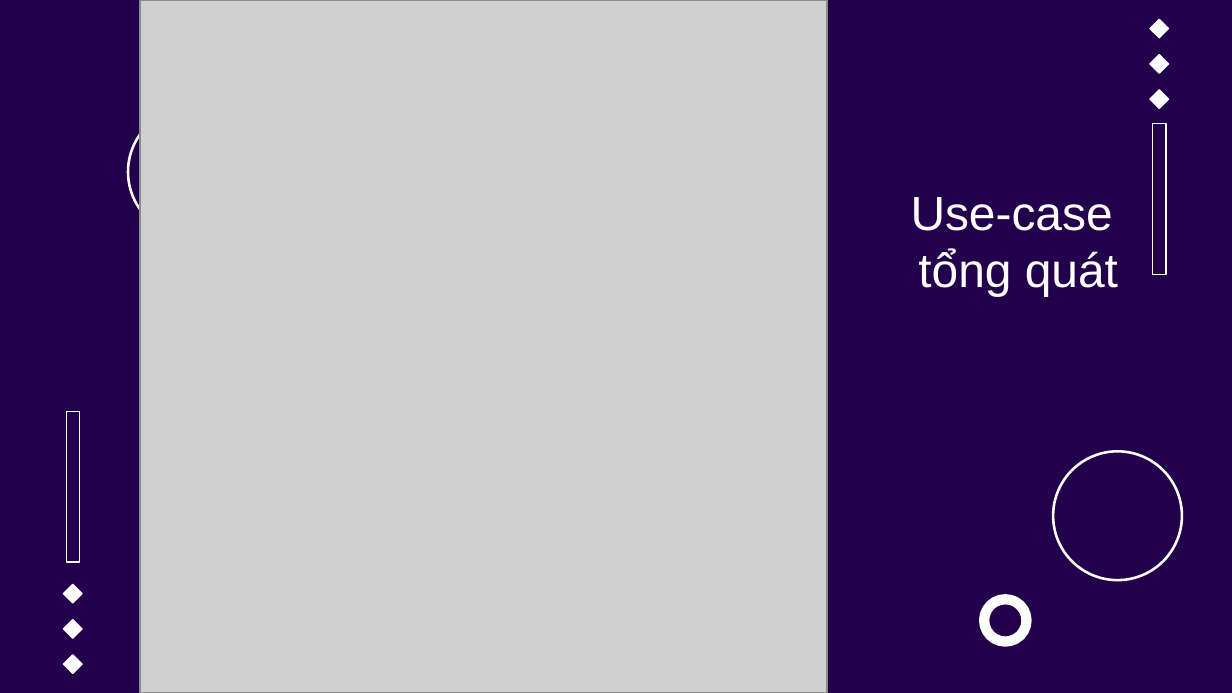
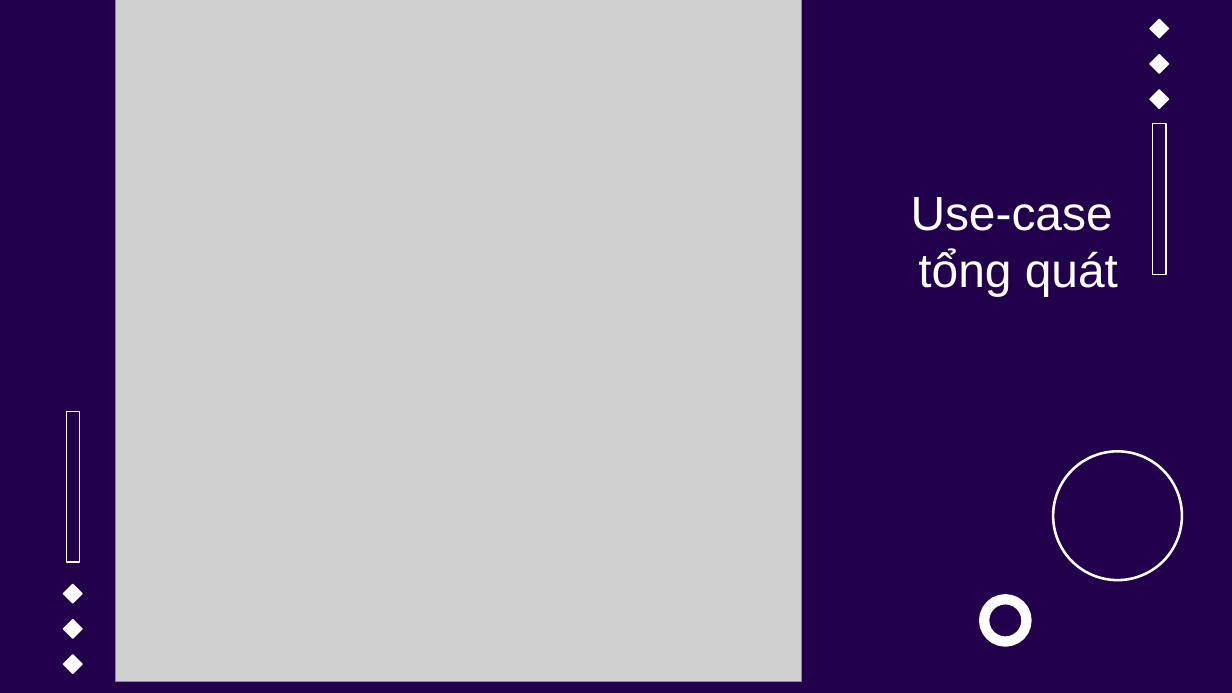
Before and after one commit to manhph81/ERP, a slide deck: slide 19 of Nhom9.PP.pptx. Drawn at 1232x693 pixels with LibreOffice and Linux fonts; fonts in the diff are those of the drawing; grey boxes stand for pictures; background and template pictures are left out. Boxes give left, top, right and bottom in pixels: in the first picture for what was removed or moved away, otherwise in the second. Text is boxed around its words. In the diff, an @@ line names an element or a change of style, - is before the commit and + after.

```diff
--- a/Nhom9.PP.pptx
+++ b/Nhom9.PP.pptx
@@ picture: place and size @@
-picture at (140, 0, 828, 692)
+picture at (116, 0, 802, 681)
@@ ellipse removed at (128, 107, 257, 237) @@
```
Also in this commit, not shown: 1 other slide changed.
